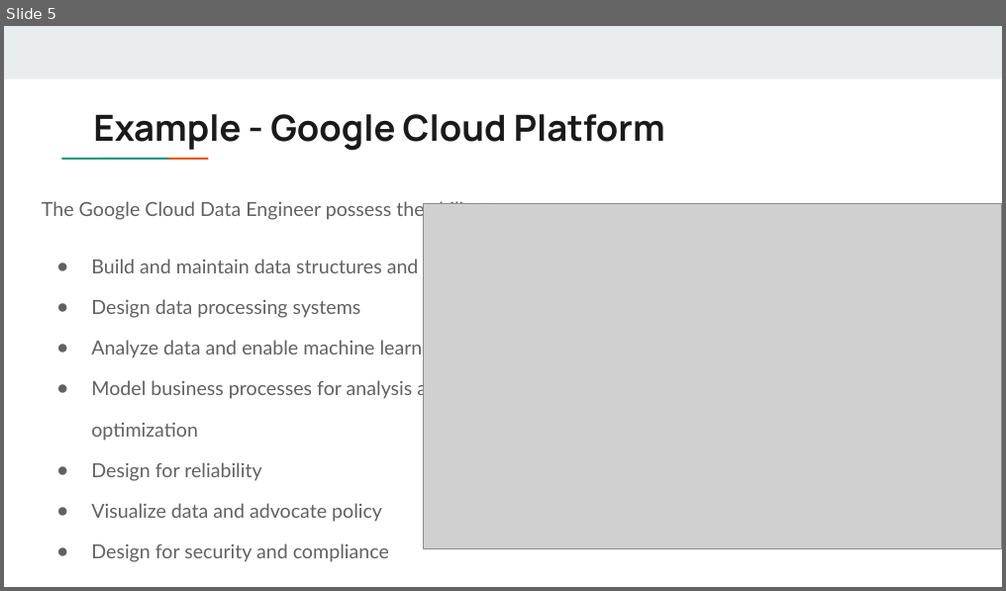
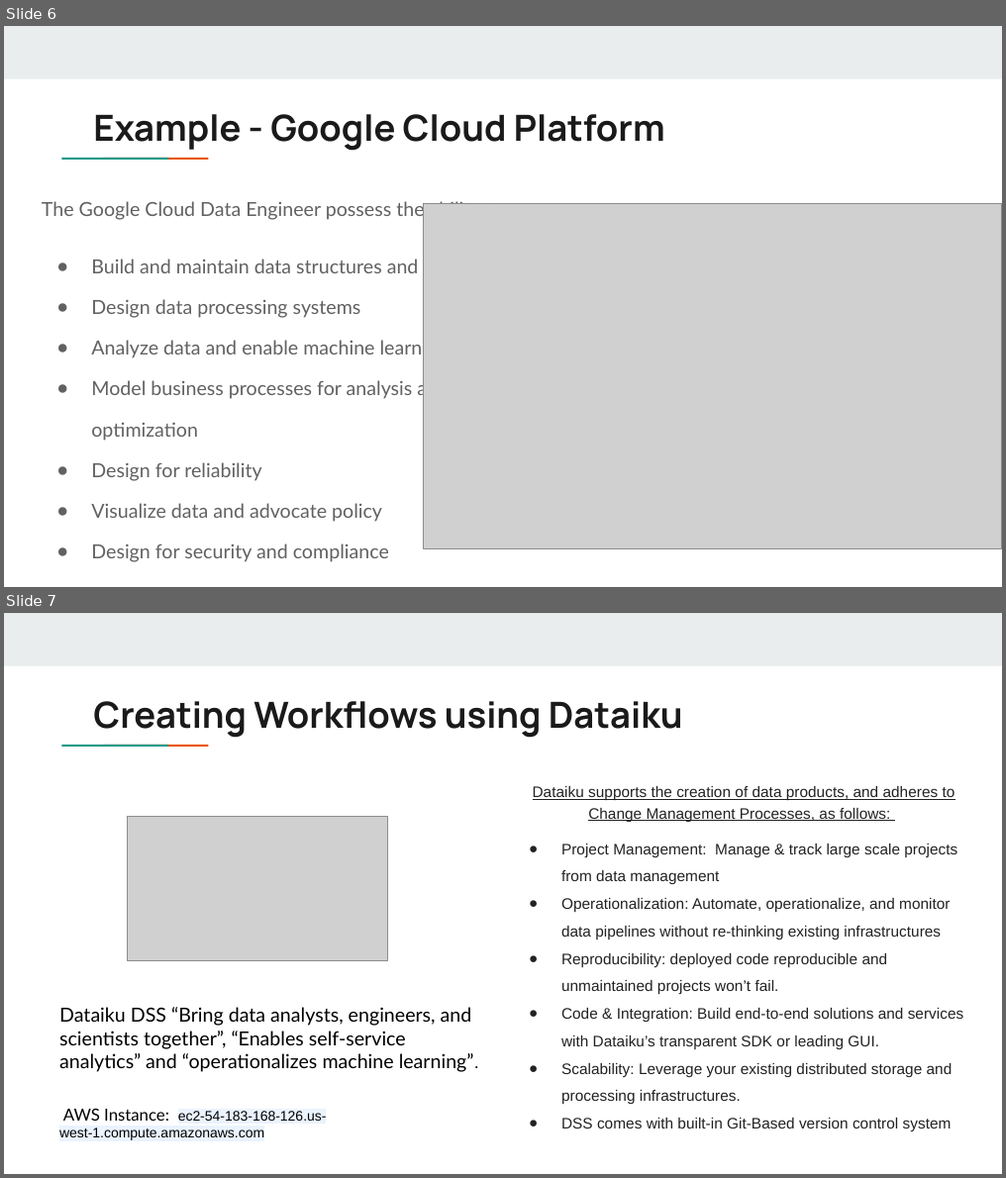
Before and after one commit to jbergmann56/ODSA-PythonAdvModels, a slide deck: Class Lectures/Data Engineering using Python & Dataiku (7).pptx. Shown one above the other, each under a label of ours: slide 5 before the commit, slides 6 and 7 after it. The pictures are 1006x591 and 1006x1178 pixels, drawn with LibreOffice and Linux fonts; fonts in the diff are those of the drawing; grey boxes stand for pictures. Boxes give left, top, right and bottom in pixels: in the first picture for what was removed or moved away, otherwise in the second. Text is boxed around its words. In the diff, an @@ line names an element or a change of style, - is before the commit and + after.

```diff
--- a/Class Lectures/Data Engineering using Python & Dataiku (7).pptx
+++ b/Class Lectures/Data Engineering using Python & Dataiku (7).pptx
@@ slide 7 added at box(4, 613, 1002, 1174), background #FFFFFF; not listed: 3 template elements that a slide beside it also shows @@
@@ title added at box(93, 701, 683, 738), 26 pt, text #1A1A1A, bold @@
+Creating Workflows using Dataiku
@@ text added at box(533, 786, 964, 1132), 11 pt, text #222222 @@
+Dataiku supports the creation of data products, and adheres to Change Management Processes, as follows:
+● Project Management: Manage & track large scale projects from data management
+● Operationalization: Automate, operationalize, and monitor data pipelines without re-thinking existing infrastructures
+● Reproducibility: deployed code reproducible and unmaintained projects won’t fail.
+● Code & Integration: Build end-to-end solutions and services with Dataiku’s transparent SDK or leading GUI.
+● Scalability: Leverage your existing distributed storage and processing infrastructures.
+● DSS comes with built-in Git-Based version control system
@@ picture added at box(128, 817, 387, 961) @@
@@ text added at box(59, 1007, 474, 1141), 14 pt, text #000000 @@
+Dataiku DSS “Bring data analysts, engineers, and scientists together”, “Enables self-service analytics” and “operationalizes machine learning”.
+AWS Instance: ec2-54-183-168-126.us-west-1.compute.amazonaws.com
+ts today and build for tomorrow.
@@ what was slide 5 is now slide 6 @@
```
Also in this commit, not shown: 2 slides changed, 3 other slides added.
